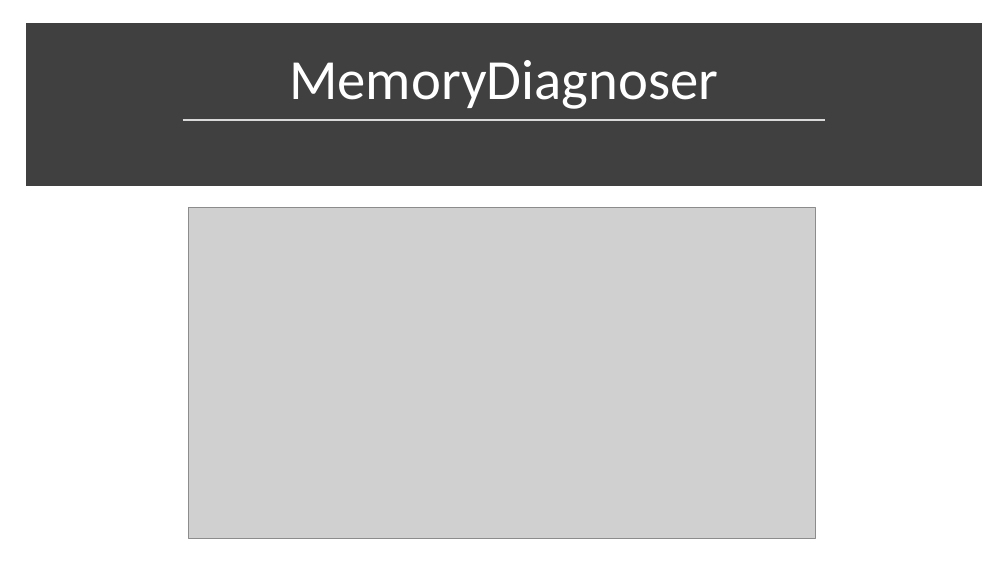
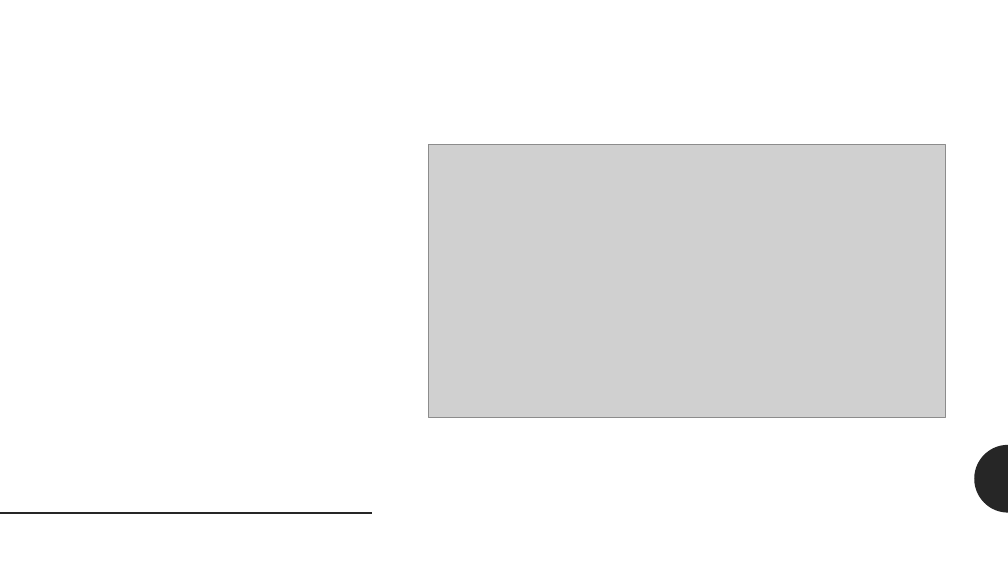
Before and after one commit to sheltertake/dotbench-workshop, a slide deck: slide 4 of Workshop.pptx. Drawn at 1008x567 pixels with LibreOffice and Linux fonts; fonts in the diff are those of the drawing; grey boxes stand for pictures. Boxes give left, top, right and bottom in pixels: in the first picture for what was removed or moved away, otherwise in the second. Text is boxed around its words. In the diff, an @@ line names an element or a change of style, - is before the commit and + after.

```diff
--- a/Workshop.pptx
+++ b/Workshop.pptx
@@ rectangle removed at <box>31,29,977,181</box> @@
@@ title removed at <box>289,60,718,109</box> @@
-MemoryDiagnoser
@@ line removed from (183, 119) to (826, 119) @@
@@ picture: place and size @@
-picture at <box>188,207,815,538</box>
+picture at <box>429,144,945,417</box>
@@ freeform shape added at <box>975,445,1008,513</box>, fill #262626 @@
@@ line added from (0, 513) to (372, 513), #262626 2 pt @@
```
Also in this commit, not shown: 4 other slides changed, 2 slides added, 1 slide removed, 9 other files.
